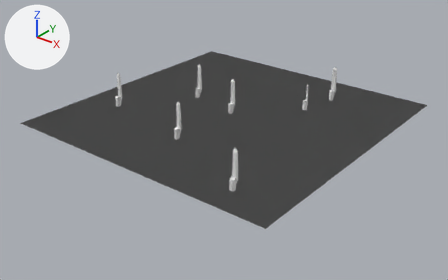
One commit to the Blender file scenes/sword.blend: the scene before it, then after it.
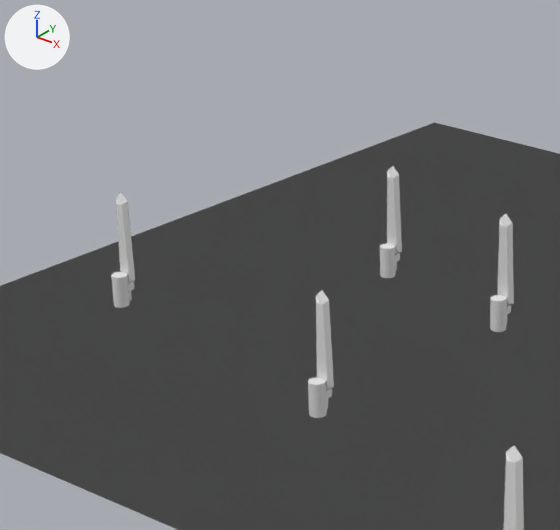
The first picture shows the older version from a camera (50 mm lens) standing at (72.8, -93.3, 51.3) and looking at (1.3, -3.9, -4.1). The close-ups show both versions on the part from 18% to 56% of the width and 5% to 62% of the height of that picture; other places that the commit changed are outside them. The lights are fixed; the arrows at upper left show +X, +Y and +Z.

In view in the first close-up: 'Player_Body.001', 'Player_Body.002', 'Player_Body.004', 'Player_Sword', 'Player_Sword.001', 'Player_Sword.002', 'Player_Sword.004', 'Player_Sword.005', 'Player_Wrist.001', 'Player_Wrist.002', 'Player_Wrist.004', 'WalkMesh'.
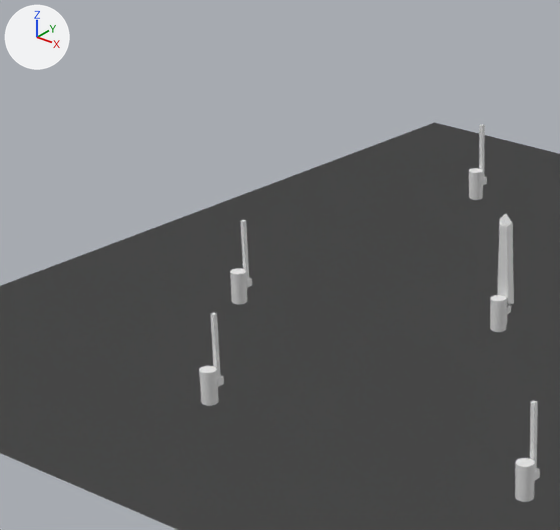
What changed in the scene script:
```text
Change ob_player_wrist_001:
    ob_player_wrist_001.matrix_parent_inverse: Matrix(((1.0, 0.0, 0.0, 0.0), (0.0, 1.0, 0.0, 0.0), (0.0, 0.0, 1.0, -3.08), (0.0, 0.0, 0.0, 1.0))) -> Matrix(((1.0, 0.0, 0.0, -10.0), (0.0, 1.0, 0.0, -10.0), (0.0, 0.0, 1.0, -3.08), (0.0, 0.0, 0.0, 1.0)))
    ob_player_wrist_001.location: (0.0, 0.7, 3.15) -> (10.0, 10.7, 3.15)
Change ob_player_body_001:
    ob_player_body_001.location: (-20.98, -11.89, 1.28) -> (-15.56, -6.8, 1.28)
Remove ob_player_sword_001:
    ob_player_sword_001 = bpy.data.objects.new('Player_Sword.001', me_sword)
Change ob_player_wrist_002:
    ob_player_wrist_002.matrix_parent_inverse: Matrix(((1.0, 0.0, 0.0, 0.0), (0.0, 1.0, 0.0, 0.0), (0.0, 0.0, 1.0, -3.08), (0.0, 0.0, 0.0, 1.0))) -> Matrix(((1.0, 0.0, 0.0, -10.0), (0.0, 1.0, 0.0, -10.0), (0.0, 0.0, 1.0, -3.08), (0.0, 0.0, 0.0, 1.0)))
    ob_player_wrist_002.location: (0.0, 0.7, 3.15) -> (10.0, 10.7, 3.15)
Change ob_player_body_002:
    ob_player_body_002.location: (-11.09, 2.42, 1.28) -> (-15.96, 17.73, 1.28)
Remove ob_player_sword_002:
    ob_player_sword_002 = bpy.data.objects.new('Player_Sword.002', me_sword)
Change ob_player_wrist_004:
    ob_player_wrist_004.matrix_parent_inverse: Matrix(((1.0, 0.0, 0.0, 0.0), (0.0, 1.0, 0.0, 0.0), (0.0, 0.0, 1.0, -3.08), (0.0, 0.0, 0.0, 1.0))) -> Matrix(((1.0, 0.0, 0.0, -10.0), (0.0, 1.0, 0.0, -10.0), (0.0, 0.0, 1.0, -3.08), (0.0, 0.0, 0.0, 1.0)))
    ob_player_wrist_004.location: (0.0, 0.7, 3.15) -> (10.0, 10.7, 3.15)
Change ob_player_body_004:
    ob_player_body_004.location: (-0.45, -15.92, 1.28) -> (-6.35, -18.59, 1.28)
Remove ob_player_sword_004:
    ob_player_sword_004 = bpy.data.objects.new('Player_Sword.004', me_sword)
Change ob_player_wrist_005:
    ob_player_wrist_005.matrix_parent_inverse: Matrix(((1.0, 0.0, 0.0, 0.0), (0.0, 1.0, 0.0, 0.0), (0.0, 0.0, 1.0, -3.08), (0.0, 0.0, 0.0, 1.0))) -> Matrix(((1.0, 0.0, 0.0, -10.0), (0.0, 1.0, 0.0, -10.0), (0.0, 0.0, 1.0, -3.08), (0.0, 0.0, 0.0, 1.0)))
    ob_player_wrist_005.location: (0.0, 0.7, 3.15) -> (10.0, 10.7, 3.15)
Change ob_player_body_005:
    ob_player_body_005.location: (19.58, -24.5, 1.28) -> (14.74, -16.57, 1.28)
Remove ob_player_sword_005:
    ob_player_sword_005 = bpy.data.objects.new('Player_Sword.005', me_sword)
Add ob_enemy_sword_004:
    ob_enemy_sword_004 = bpy.data.objects.new('Enemy_Sword.004', me_sword_001)
    ob_enemy_sword_004.parent = ob_player_wrist_005
    ob_enemy_sword_004.location = (10.0, 10.7, 3.49)
    ob_enemy_sword_004.rotation_euler = (0.0, -3.142, 0.0)  # degrees (0, -180, 0)
Add ob_enemy_sword_003:
    ob_enemy_sword_003 = bpy.data.objects.new('Enemy_Sword.003', me_sword_001)
    ob_enemy_sword_003.parent = ob_player_wrist_004
    ob_enemy_sword_003.location = (10.0, 10.7, 3.49)
    ob_enemy_sword_003.rotation_euler = (0.0, -3.142, 0.0)  # degrees (0, -180, 0)
Add ob_enemy_sword_002:
    ob_enemy_sword_002 = bpy.data.objects.new('Enemy_Sword.002', me_sword_001)
    ob_enemy_sword_002.parent = ob_player_wrist_001
    ob_enemy_sword_002.location = (10.0, 10.7, 3.49)
    ob_enemy_sword_002.rotation_euler = (0.0, -3.142, 0.0)  # degrees (0, -180, 0)
Add ob_enemy_sword_001:
    ob_enemy_sword_001 = bpy.data.objects.new('Enemy_Sword.001', me_sword_001)
    ob_enemy_sword_001.parent = ob_player_wrist_002
    ob_enemy_sword_001.location = (10.0, 10.7, 3.49)
    ob_enemy_sword_001.rotation_euler = (0.0, -3.142, 0.0)  # degrees (0, -180, 0)
```

What differs and where, as boxes [x1, y1, x2, y2] in the close-ups (560 x 530 px):
'Player_Sword.005', deleted: before [503, 445, 524, 530]
'Player_Body.004', moved: before [308, 377, 327, 418]; after [199, 366, 219, 406]
'Player_Sword.004', deleted: before [316, 290, 334, 409]
'Player_Body.001', moved: before [111, 272, 130, 308]; after [230, 268, 248, 304]
'Player_Sword.001', deleted: before [116, 192, 135, 301]
'Player_Sword.002', deleted: before [387, 166, 402, 271]
'Player_Body.002', moved: before [380, 243, 395, 278]; after [469, 168, 483, 200]
'Player_Body.005', moved (not visible before): after [515, 458, 535, 502]
'Enemy_Sword.004', added: after [530, 400, 538, 470]
'Enemy_Sword.003', added: after [210, 312, 221, 378]
'Enemy_Sword.002', added: after [240, 220, 249, 279]
'Enemy_Sword.001', added: after [479, 124, 485, 178]
'Player_Wrist.004', moved: before [326, 387, 332, 399]; after [217, 376, 224, 387]
'Player_Wrist.001', moved: before [128, 281, 134, 291]; after [246, 277, 252, 288]
'Player_Wrist.002', moved: before [395, 252, 400, 262]; after [483, 176, 487, 185]
'Player_Wrist.005', moved (not visible before): after [535, 468, 540, 480]
